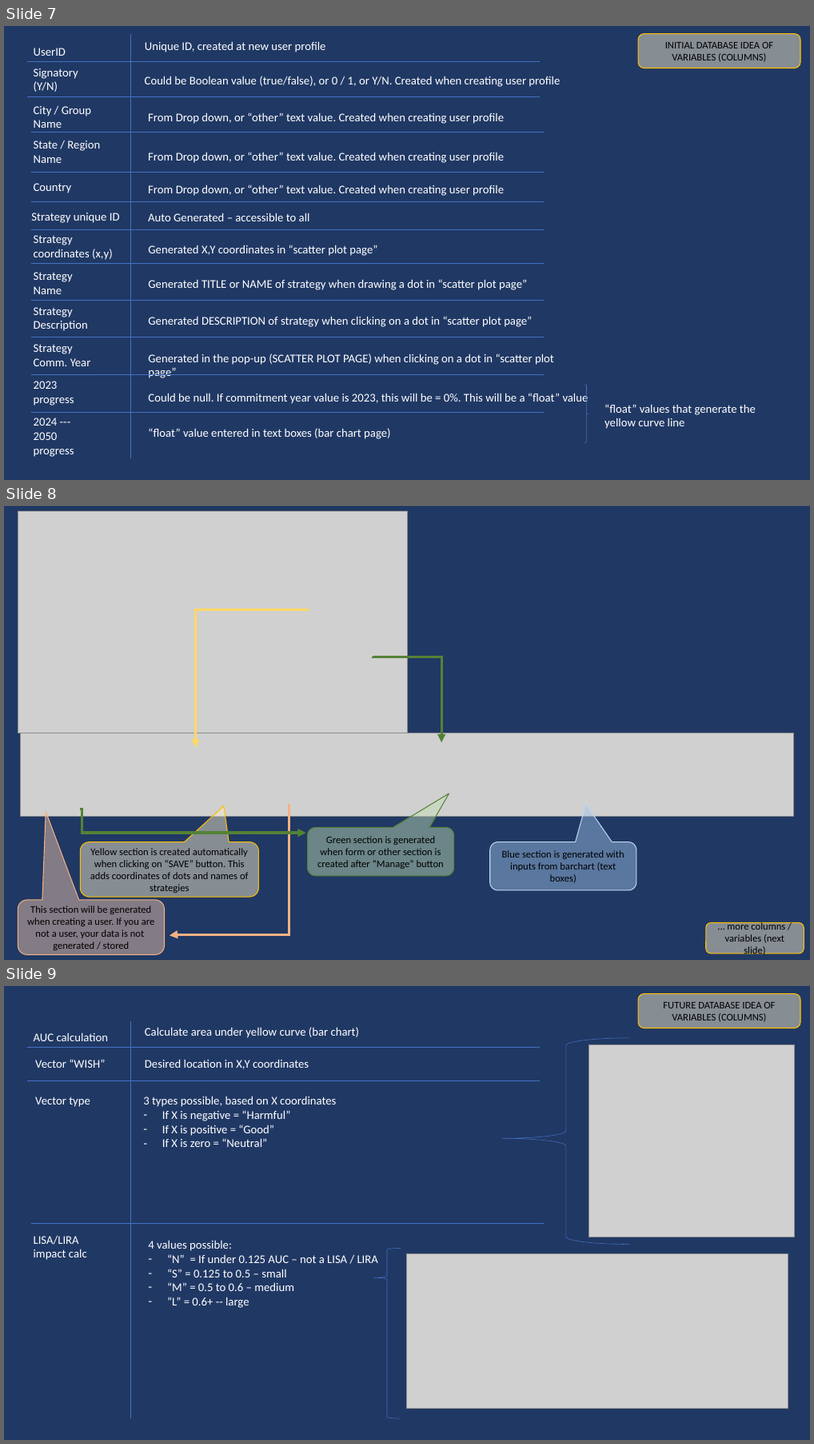
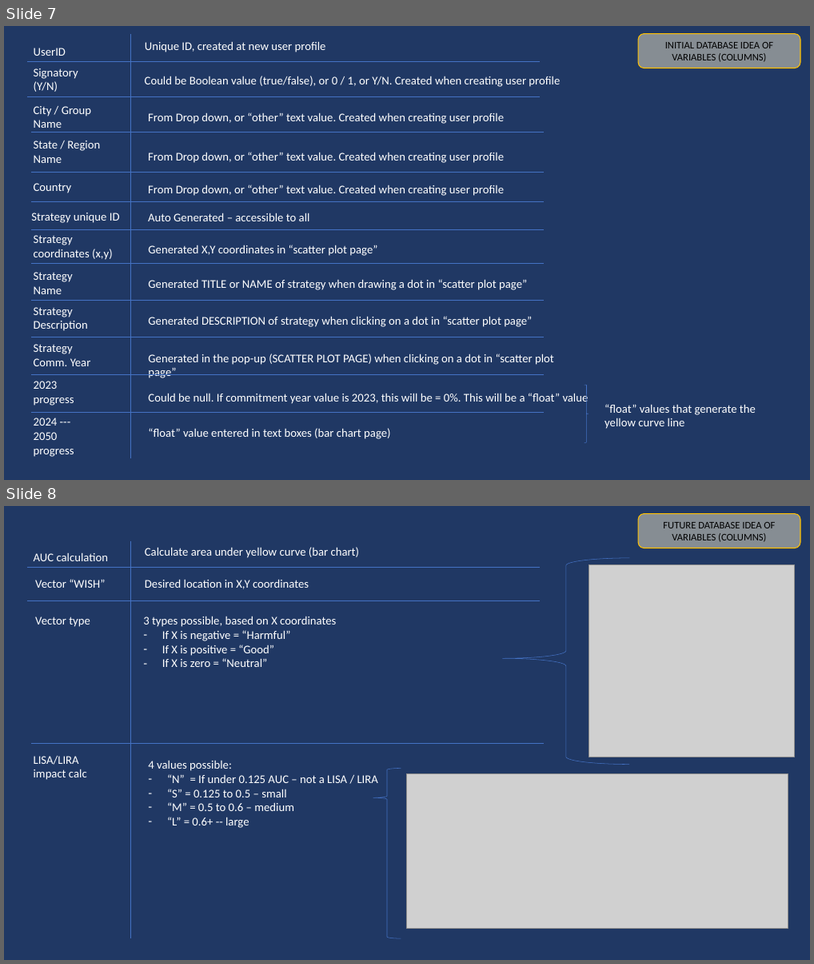
Before and after one commit to vcerpasalas/planning2050_dashboard, a slide deck: UI_UX PLG2050.pptx. Shown one above the other, each under a label of ours: slides 7, 8 and 9 before the commit, slides 7 and 8 after it. The pictures are 814x1444 and 814x964 pixels, drawn with LibreOffice and Linux fonts; fonts in the diff are those of the drawing; grey boxes stand for pictures. Boxes give left, top, right and bottom in pixels: in the first picture for what was removed or moved away, otherwise in the second. Text is boxed around its words. In the diff, an @@ line names an element or a change of style, - is before the commit and + after.

```diff
--- a/UI_UX PLG2050.pptx
+++ b/UI_UX PLG2050.pptx
@@ slide 8 removed at bbox=[4, 506, 810, 960], background #203864 @@
@@ picture removed at bbox=[18, 512, 407, 733] @@
@@ elbow arrow removed from (308, 611) to (196, 748) @@
@@ elbow arrow removed from (373, 656) to (442, 743) @@
@@ picture removed at bbox=[20, 733, 794, 816] @@
@@ elbow arrow removed from (80, 809) to (306, 832) @@
@@ elbow arrow removed from (289, 804) to (170, 935) @@
@@ rounded speech box removed at bbox=[308, 828, 454, 876] @@
-Green section is generated when form or other section is created after “Manage” button
@@ rounded speech box removed at bbox=[80, 842, 258, 896] @@
-Yellow section is created automatically when clicking on “SAVE” button. This adds coordinates of dots and names of strategies
@@ rounded speech box removed at bbox=[490, 842, 637, 890] @@
-Blue section is generated with inputs from barchart (text boxes)
@@ rounded speech box removed at bbox=[18, 900, 164, 954] @@
-This section will be generated when creating a user. If you are not a user, your data is not generated / stored
@@ rounded speech box removed at bbox=[706, 922, 804, 953] @@
-… more columns / variables (next slide)
@@ what was slide 9 is now slide 8 @@
```
Also in this commit, not shown: 6 other files.
